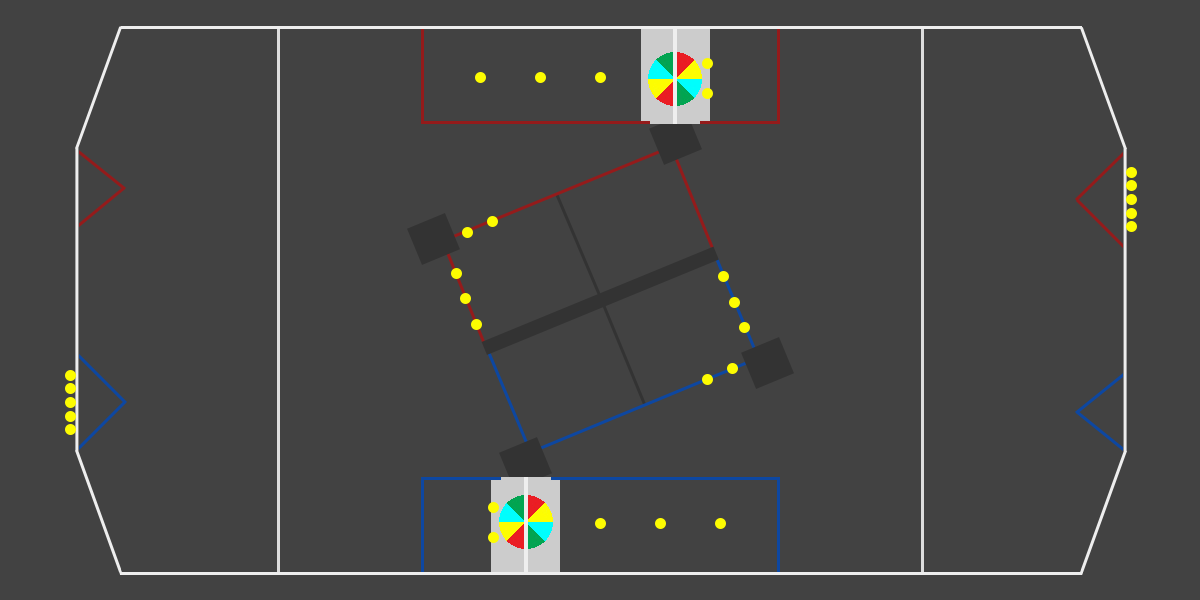
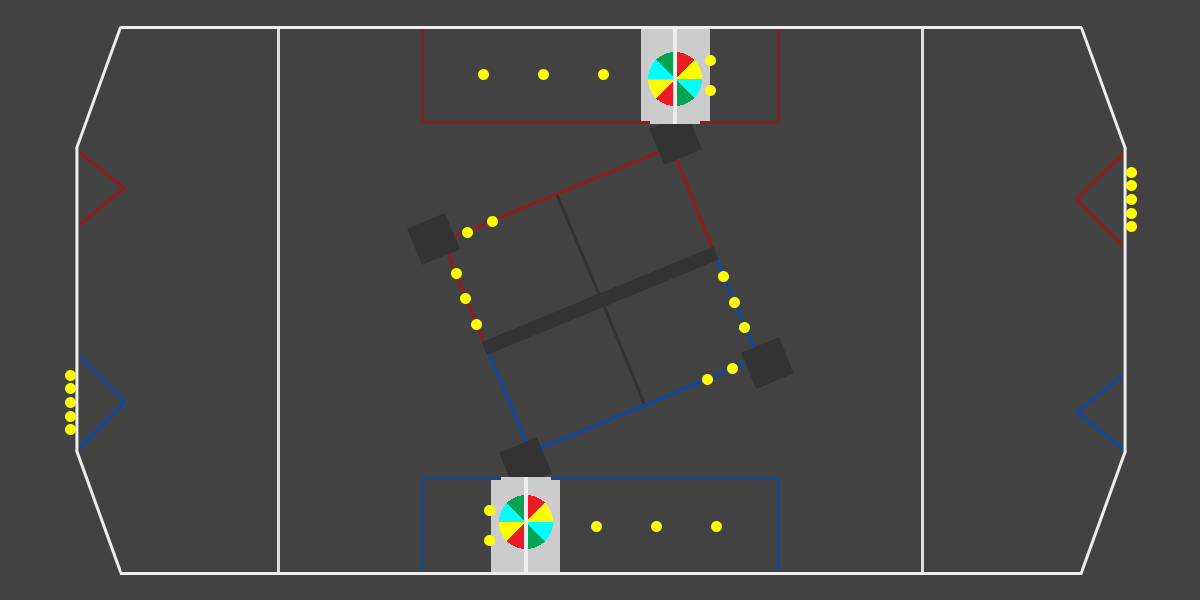
Before/after of a 1200×600 layered artwork. What changed in the layer stack:
painted on "Trench Balls" (1st of 2) over box(484, 502, 726, 546)
painted on "Trench Balls" (2nd of 2) over box(475, 55, 716, 99)
